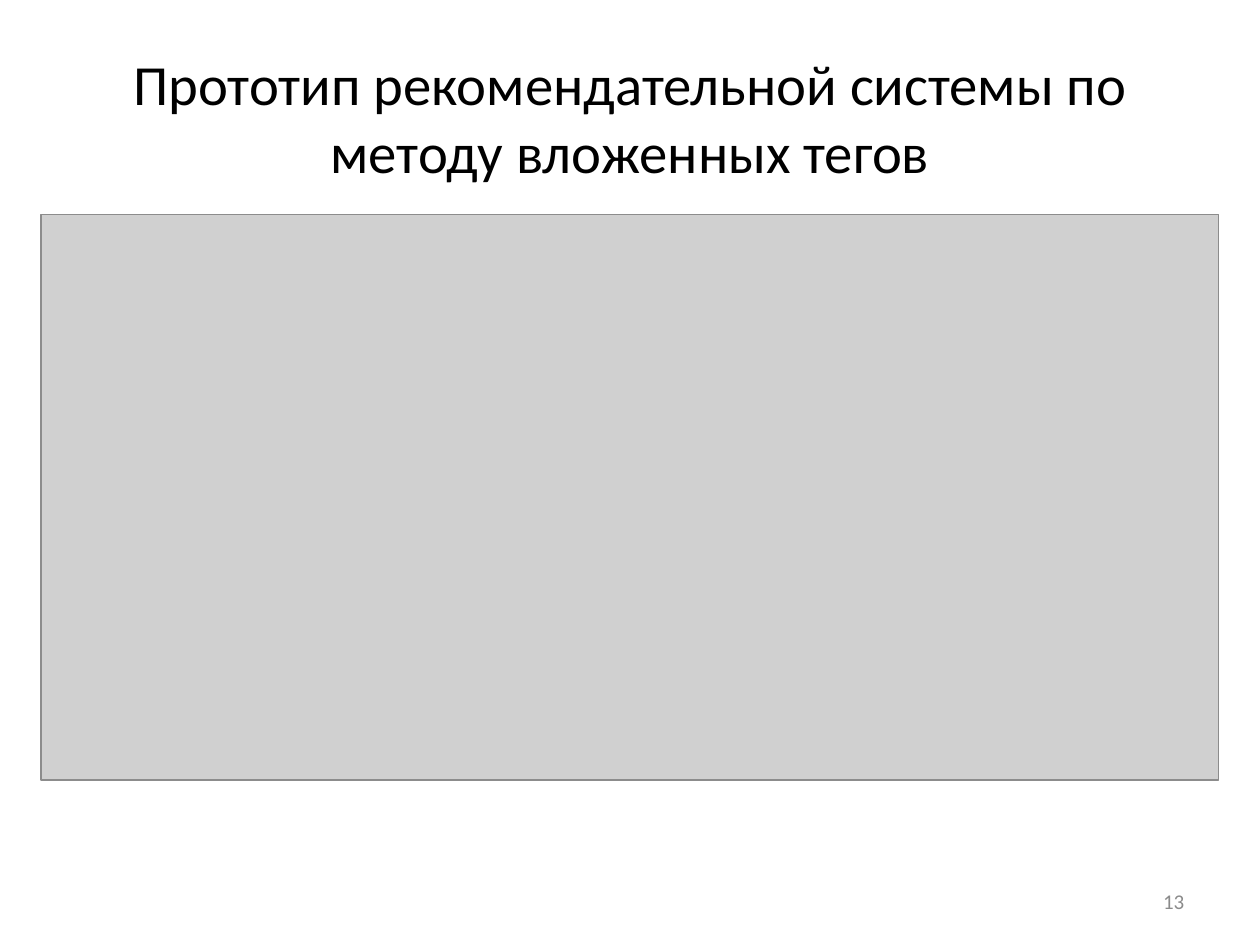
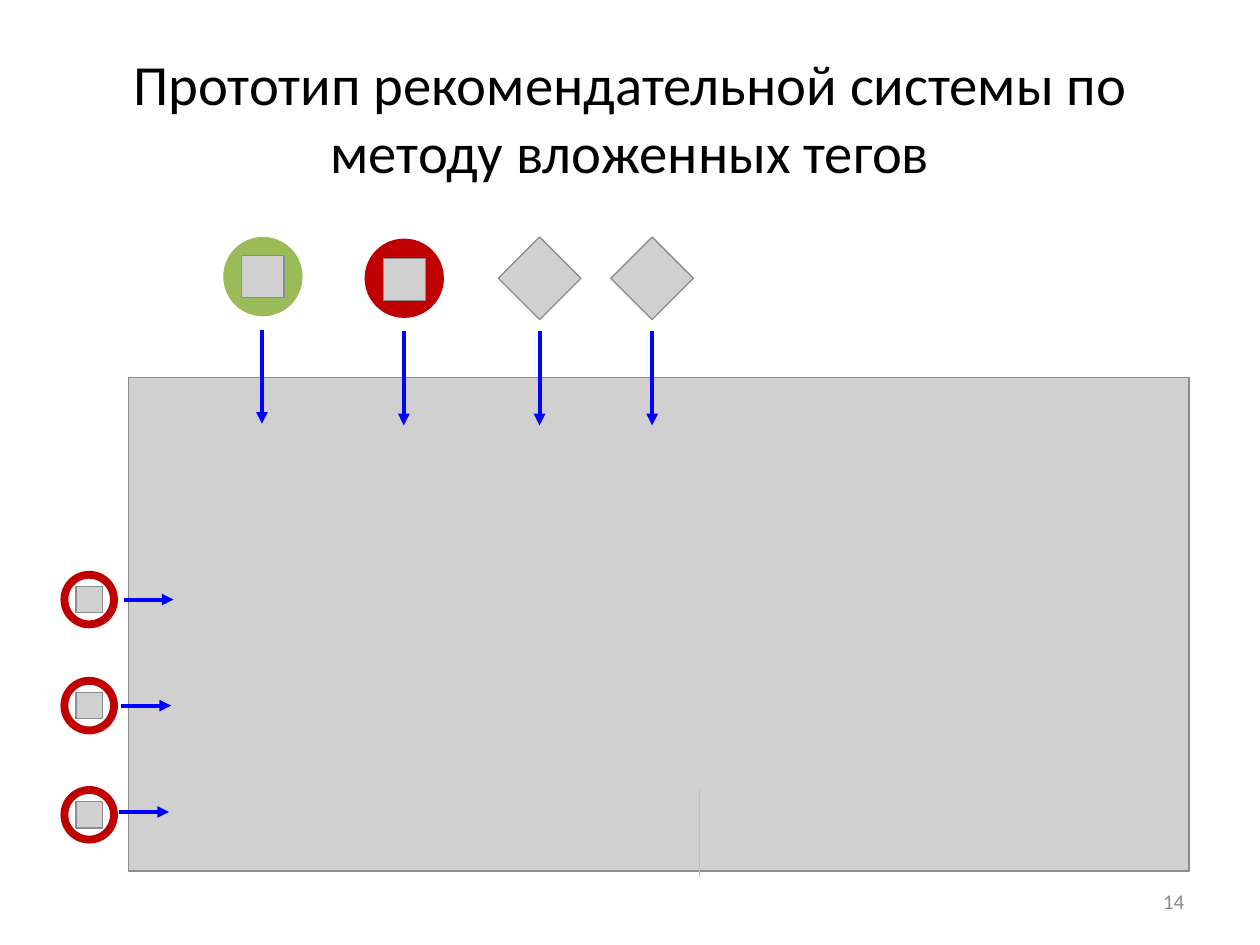
Before and after one commit to Otann/diploma, a slide deck: slide 14 of slides.pptx (slide 13 before the commit). Drawn at 1260x945 pixels with LibreOffice and Linux fonts; fonts in the diff are those of the drawing; grey boxes stand for pictures. Boxes give left, top, right and bottom in pixels: in the first picture for what was removed or moved away, otherwise in the second. Text is boxed around its words. In the diff, an @@ line names an element or a change of style, - is before the commit and + after.

```diff
--- a/slides.pptx
+++ b/slides.pptx
@@ ellipse added at <box>223,237,302,316</box>, fill #9BBB59 @@
@@ ellipse added at <box>364,238,444,318</box>, fill #C00000 @@
@@ picture added at <box>498,237,580,319</box> @@
@@ picture added at <box>610,237,692,319</box> @@
@@ picture added at <box>242,256,284,297</box> @@
@@ picture added at <box>383,258,425,300</box> @@
@@ arrow added from (262, 330) to (262, 423), #0000FF 2.25 pt @@
@@ arrow added from (404, 331) to (404, 426), #0000FF 2.25 pt @@
@@ arrow added from (539, 331) to (539, 426), #0000FF 2.25 pt @@
@@ arrow added from (653, 331) to (653, 426), #0000FF 2.25 pt @@
@@ picture: place and size @@
-picture at <box>40,214,1218,780</box>
+picture at <box>129,378,1189,872</box>
@@ ellipse added at <box>64,575,113,624</box>, fill #FFFFFF, outline #C00000 4.5 pt @@
@@ picture added at <box>76,586,102,612</box> @@
@@ arrow added from (123, 600) to (174, 600), #0000FF 2.25 pt @@
@@ ellipse added at <box>64,680,113,730</box>, fill #FFFFFF, outline #C00000 4.5 pt @@
@@ picture added at <box>76,693,102,719</box> @@
@@ arrow added from (121, 706) to (171, 706), #0000FF 2.25 pt @@
@@ ellipse added at <box>64,790,113,839</box>, fill #FFFFFF, outline #C00000 4.5 pt @@
@@ picture added at <box>76,801,102,828</box> @@
@@ line added from (699, 789) to (699, 877), #BFBFBF 0.75 pt @@
@@ arrow added from (120, 811) to (169, 811), #0000FF 2.25 pt @@
@@ page number at <box>1163,895,1184,909</box>: text changed @@
-13
+14
```
Also in this commit, not shown: 11 other slides changed, 3 slides added, 2 slides removed, 33 other files.
